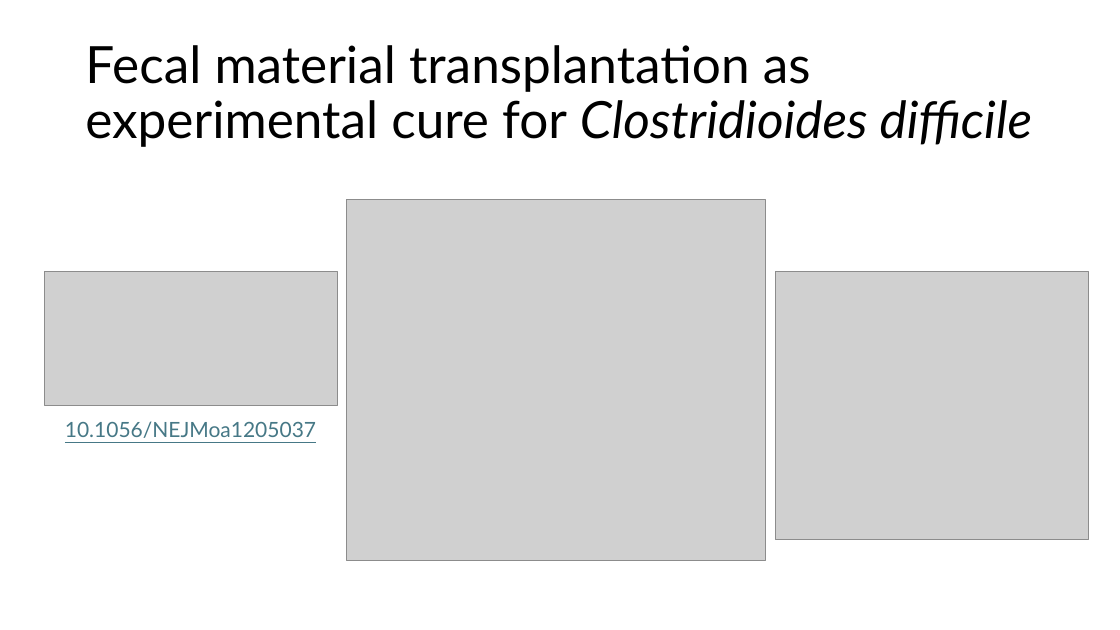
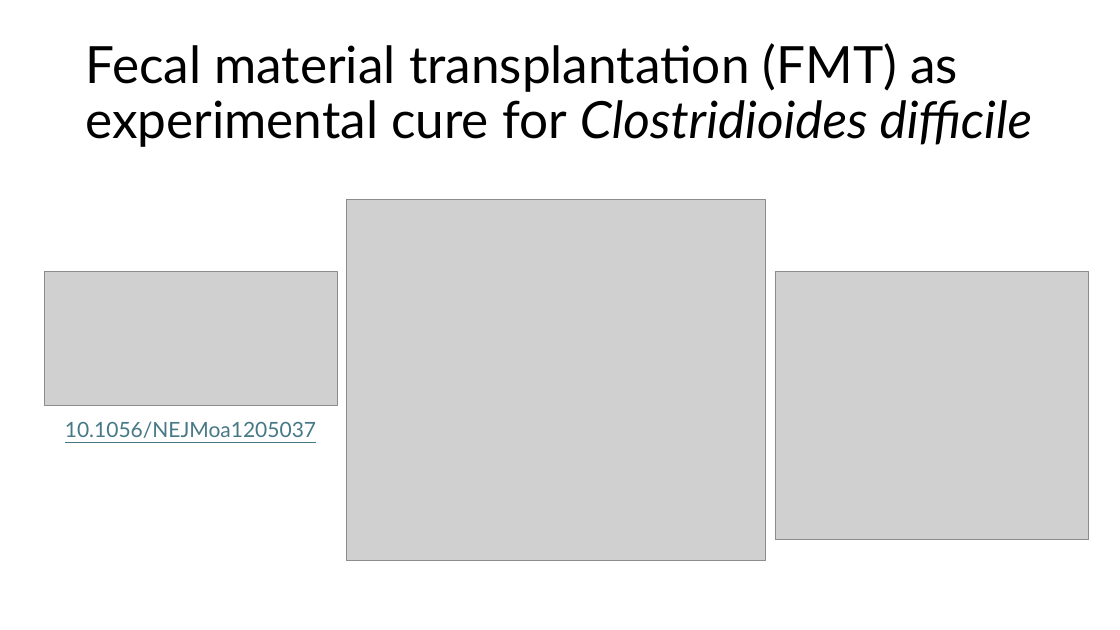
Before and after one commit to biosustain/dsp_metagenomics_training, a slide deck: slide 6 of course_contents/IntroMetagenomics.pptx. Drawn at 1120x630 pixels with LibreOffice and Linux fonts; fonts in the diff are those of the drawing; grey boxes stand for pictures. Boxes give left, top, right and bottom in pixels: in the first picture for what was removed or moved away, otherwise in the second. Text is boxed around its words. In the diff, an @@ line names an element or a change of style, - is before the commit and + after.

```diff
--- a/course_contents/IntroMetagenomics.pptx
+++ b/course_contents/IntroMetagenomics.pptx
@@ title at (x1=85, y1=43, x2=1032, y2=147): text changed @@
-Fecal material transplantation as experimental cure for Clostridioides difficile
+Fecal material transplantation (FMT) as experimental cure for Clostridioides difficile
```
Also in this commit, not shown: 1 other slide changed, 4 other files.
